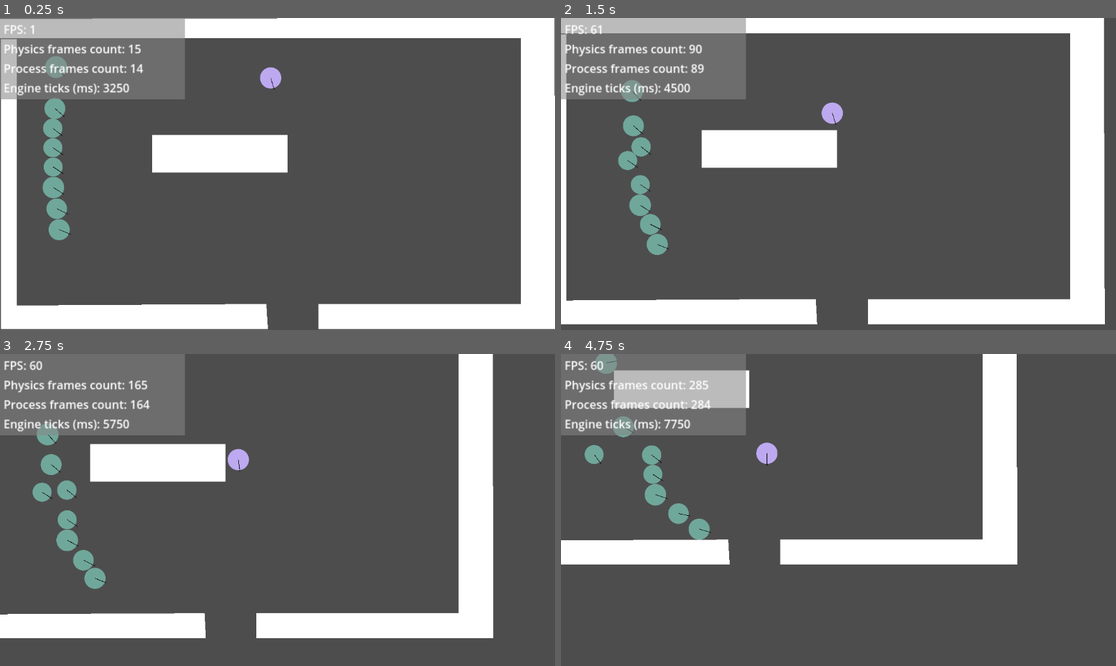
Above: before the commit, frames 1-4 (two rows, left to right).
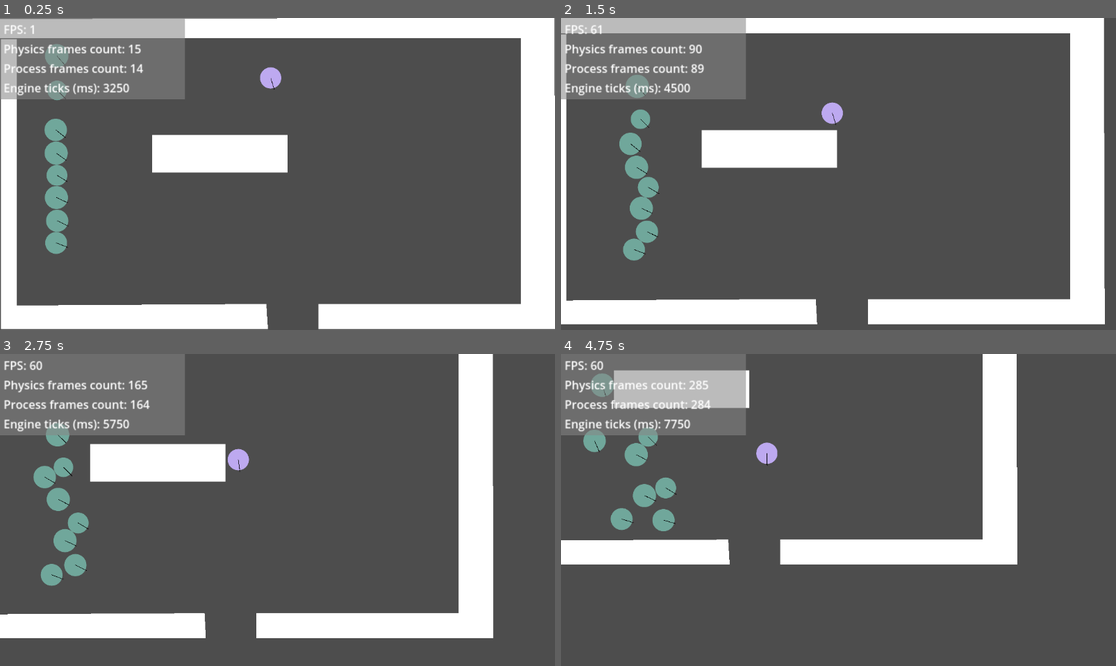
Above: after the commit, the same moments.

Repository: uknowmee/social-force
Game: Godot game, scene res://scenes/demos/demo_01.tscn
The game is run twice, just before and just after one commit, with the same random seed, the same clock (stepped at 60 frames per second) and the same inputs.
Inputs (mouse positions are in pixels of both pictures, inside the frame that each line leads up to):
- Up to frame 1 (0.25 s): no input
- Up to frame 2 (1.5 s): move the mouse to (960, 158) at 0.52 s; click (960, 158) at 0.67 s; drag from (727, 189) to (610, 139) at 1.27 s
- Up to frame 3 (2.75 s): move the mouse to (333, 441) at 2.02 s; click (333, 441) at 2.17 s
- Up to frame 4 (4.75 s): drag from (810, 572) to (672, 463) at 2.77 s; move the mouse to (1005, 556) at 3.52 s; click (1005, 556) at 3.67 s; drag from (672, 463) to (755, 432) at 4.27 s

The runs differ from the first frame. In frame 1, 1.4% of the frame differs, in the area x 7-13%, y 8-76%; in frame 2, 1.7%; in frame 3, 2.1%; in frame 4, 2.7%, in the area x 4-28%, y 0-60%.

Commit message:
proper formatting and naming conventions

Diff:
--- a/agh_simulation/scenes/agent/agent.gd
+++ b/agh_simulation/scenes/agent/agent.gd
@@ -1,5 +1,4 @@
 extends CharacterBody2D
-
 class_name Agent
 
 @export var randomTargetOffset := false
@@ -19,11 +18,11 @@
 
 var frontmost_ray: RayCast2D;
 var modulateColor: Variant;
-var reached_target    := false
+var reached_target := false
 var desired_direction := 0.0
-var desired_velocity  := Vector2(0, 0)
+var desired_velocity := Vector2(0, 0)
 
-@onready var targetNodes: Array[Node2D] = getTargetNodes();
+@onready var targetNodes: Array[Node2D] = _getTargetNodes();
 
 var currentTarget: Node2D = null
 var spawner: StringName = "None"
@@ -36,14 +35,14 @@
 		return
 
 	randomize()
-	set_radius()
+	_set_radius()
 
 	if modulateColor != null:
 		sprite.modulate = modulateColor;
 	else:
 		modulateColor = Color(randf(), randf(), randf())
 
-	generate_raycasts()
+	_generate_raycasts()
 
 	currentTarget = targetNodes.pop_front()
 	if currentTarget != null:
@@ -58,11 +57,11 @@
 		set_process(false);
 		return
 
-	desired_direction = get_desired_direction()
+	desired_direction = _get_desired_direction()
 	rotation = lerp(rotation, desired_direction, rotationSpeed)
-	desired_velocity = Vector2(get_desired_speed(), 0).rotated(rotation);
+	desired_velocity = Vector2(_get_desired_speed(), 0).rotated(rotation);
 
-	if has_reached_target():
+	if _has_reached_target():
 		emit_signal(
 			"agent_reached_target",
 			spawner,
@@ -82,16 +81,16 @@
 	move_and_slide()
 
 
-func get_desired_speed() -> float:
-	var dist := raycast_distance_to_collision(frontmost_ray) / relaxationTime;
+func _get_desired_speed() -> float:
+	var dist := _raycast_distance_to_collision(frontmost_ray) / relaxationTime;
 	return min(maximumVelocity, dist);
 
 
-func get_desired_direction() -> float:
+func _get_desired_direction() -> float:
 	var best_ray: RayCast2D;
 	var best_distance: float;
 	for ray in rays:
-		var distance := cognitive_heuristic(ray);
+		var distance := _cognitive_heuristic(ray);
 		if best_distance == null or distance > best_distance:
 			best_distance = distance;
 			best_ray = ray;
@@ -99,8 +98,8 @@
 
 
 # d(alpha)
-func cognitive_heuristic(ray: RayCast2D) -> float:
-	var dist_to_collision := raycast_distance_to_collision(ray);
+func _cognitive_heuristic(ray: RayCast2D) -> float:
+	var dist_to_collision := _raycast_distance_to_collision(ray);
 	var direction_to_target: float = currentTarget.position.angle_to_point(position);
 	var global_angle := ray.rotation + rotation;
 	var penalty: float = 2 * raycastDistance * dist_to_collision * cos(direction_to_target - global_angle)
@@ -108,14 +107,14 @@
 
 
 # f(alpha)
-func raycast_distance_to_collision(ray: RayCast2D) -> float:
+func _raycast_distance_to_collision(ray: RayCast2D) -> float:
 	if ray.is_colliding():
 		return position.distance_to(ray.get_collision_point());
 	else:
 		return raycastDistance;
 
 
-func set_radius() -> void:
+func _set_radius() -> void:
 	var shapeNode: CollisionShape2D = get_node("CollisionShape2D");
 	var shape: CircleShape2D = shapeNode.shape;
 	var oldCollisionRadius := shape.radius;
@@ -126,14 +125,14 @@
 	sprite.scale = oldSpriteScale * Vector2(newScale, newScale);
 
 
-func has_reached_target() -> bool:
-	if    targetNodes.size() > 0:
+func _has_reached_target() -> bool:
+	if targetNodes.size() > 0:
 		return radius * 2 + 50 > position.distance_to(currentTarget.position);
 	else:
 		return radius * 2 > position.distance_to(currentTarget.position);
 
 
-func generate_raycasts() -> void:
+func _generate_raycasts() -> void:
 	for child: RayCast2D in raycastContainer.get_children():
 		rays.append(child)
 	for step: int in range(0, (maximumRaycastAngle / 2 + 1), raycastPlacementDensity):
@@ -148,7 +147,7 @@
 				frontmost_ray = rc;
 
 
-func getTargetNodes() -> Array[Node2D]:
+func _getTargetNodes() -> Array[Node2D]:
 	if targets == null || targets.size() == 0:
 		return []
 
--- a/agh_simulation/scenes/agent_spawner/agent_spawner.gd
+++ b/agh_simulation/scenes/agent_spawner/agent_spawner.gd
@@ -1,5 +1,4 @@
 extends Area2D
-
 class_name AgentSpawner
 
 var agentScene := preload("../agent/agent.tscn")
@@ -36,14 +35,14 @@
 	modulateColor = Color(randf(), randf(), randf())
 	if enabled:
 		for _i in range(amount):
-			spawn_child()
+			_spawn_child()
 
 
-func spawn_child() -> void:
+func _spawn_child() -> void:
 	var instance := agentScene.instantiate() as Agent
 	instance.spawner = name
 
-	instance.position = get_random_pos()
+	instance.position = _get_random_pos()
 	instance.targets = targets;
 	instance.modulateColor = modulateColor;
 	instance.raycastDistance = instance.raycastDistance + randf_range(-randomize_raycast_distance, randomize_raycast_distance);
@@ -55,13 +54,13 @@
 	agentContainer.add_child(instance)
 
 
-func get_random_pos() -> Vector2:
-	var center           := collisionShape.position + position
-	var extents          := shape.size / 2
-	var rng_pos: Vector2 =  Vector2(
-								center.x,
-								randf_range(center.y - extents.y, center.y + extents.y)
-							)
+func _get_random_pos() -> Vector2:
+	var center := collisionShape.position + position
+	var extents := shape.size / 2
+	var rng_pos: Vector2 = Vector2(
+		center.x,
+		randf_range(center.y - extents.y, center.y + extents.y)
+	)
 	return rng_pos
 
 
@@ -72,5 +71,5 @@
 	time_since_last_spawn += delta
 	var spawns := int(time_since_last_spawn * spawn_per_second)
 	for _i in range(spawns):
-		spawn_child()
+		_spawn_child()
 	time_since_last_spawn -= spawns / spawn_per_second
--- a/agh_simulation/scenes/demos/demo_01.tscn
+++ b/agh_simulation/scenes/demos/demo_01.tscn
@@ -12,16 +12,9 @@
 
 [node name="Agent" parent="Agents" instance=ExtResource("1_ij0fu")]
 position = Vector2(559, 113)
-randomTargetOffset = null
-radius = null
 targets = Array[NodePath]([NodePath("../../Targets/TargetA"), NodePath("../../Targets/TargetB"), NodePath("../../Targets/TargetC")])
-maximumVelocity = null
-weight = null
 maximumRaycastAngle = 120
 raycastPlacementDensity = 20
-raycastDistance = null
-relaxationTime = null
-rotationSpeed = null
 
 [node name="Spawners" type="Node2D" parent="."]
 
--- a/agh_simulation/scenes/stats/stats.gd
+++ b/agh_simulation/scenes/stats/stats.gd
@@ -4,8 +4,8 @@
 @onready var fpsLabel: Label = $Control/MarginContainer/VBoxContainer/FPS
 @onready var processfcountLabel: Label = $Control/MarginContainer/VBoxContainer/ProcessFrameCount
 @onready var enginetimeLabel: Label = $Control/MarginContainer/VBoxContainer/EngineTime
+@onready var readyTimestamp := Time.get_unix_time_from_system() * 1000
 
-@onready var readyTimestamp := Time.get_unix_time_from_system() * 1000
 
 func _process(_dt: float) -> void:
 	phyfcountLabel.text = "Physics frames count: " + str(Engine.get_physics_frames())
--- a/agh_simulation/scripts/camera_2d.gd
+++ b/agh_simulation/scripts/camera_2d.gd
@@ -3,21 +3,20 @@
 @export var scroll_speed := 300
 @export var zoom_speed := 0.01
 @export var max_zoom := 0.03
-@export var min_zoom :=  0.01
+@export var min_zoom := 0.01
 
 var target_position := Vector2.ZERO
 var dragging := false
 var drag_start := Vector2.ZERO
 var change := Vector2(0.02, 0.02)
 
+
 func _ready() -> void:
 	offset = (get_viewport() as Window).size / 2
 	zoom = Vector2.ONE
 
-func _process(delta: float) -> void:
-	handle_movement(delta)
 
-func handle_movement(_delta: float) -> void:
+func _process(_delta: float) -> void:
 	if dragging:
 		var mouse_position := get_global_mouse_position()
 		var drag_delta := mouse_position - drag_start
@@ -25,6 +24,7 @@
 		drag_start = mouse_position
 
 	position = position.lerp(target_position, 0.1)
+
 
 func _input(event: InputEvent) -> void:
 	if event is InputEventMouseButton:
